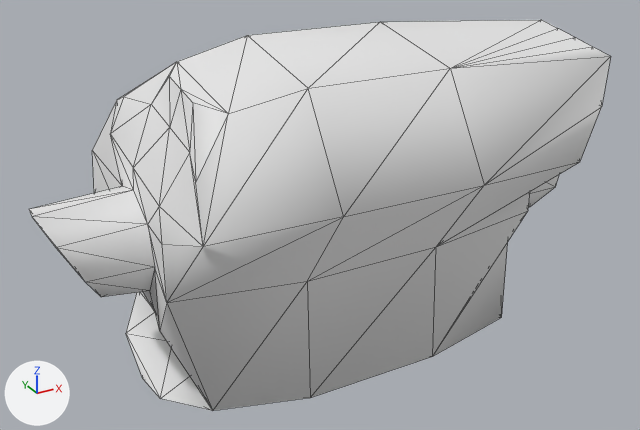
An edit to the OBJ model target/default/models/gibs/gib_1/tris.obj, drawn before and after from the same camera.
Camera for both pictures: a 50 mm camera at (-12.84, -22.12, 11.84) aimed at (-0.72, -0.09, 0.82). Arrows for +X, +Y and +Z are at lower left; the lights stay in place. Mesh edges are drawn as thin lines. Where no turn or scale is listed for an object, it has been applied to the vertices.

Objects in the first picture: 'tris'.
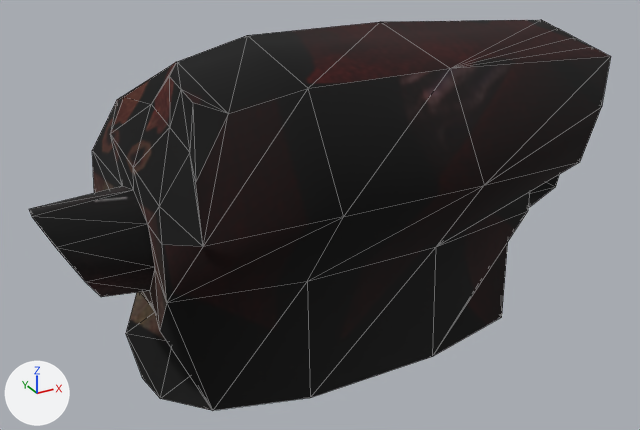
Pixel boxes [x1, y1, x2, y2] of what changed, in the pictures (640 x 430 px):
'tris', recoloured (white to black): [29, 20, 611, 410] in both

What changed in the scene script:
```text
Add img_skin_tga:
    img_skin_tga = load_image('skin.tga', '../gib_4/skin.tga', 512, 512, 'sRGB')
Add mat_skin:
    mat_skin = principled_material('skin')
    mat_skin.texture = img_skin_tga
    mat_skin.roughness = 1.0
Change me_tris:
    where me_tris.from_pydata(...)  # 110 vertices, 216 faces; spans x -9.3..8.4, y -4.8..4.6, z -4.2..6.4
    remove me_tris.materials.append(mat_material01)  # white #e7e7e7
    add me_tris.materials.append(mat_skin)  # picture img_skin_tga
```
